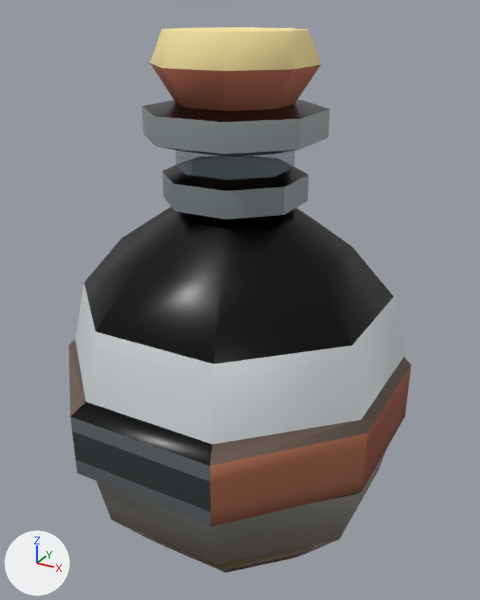
One commit to the glTF model asset-studio/catalogs/items/potions/potion_large_obsidian/potion_large_obsidian.glb: the scene before it, then after it.
The view is the same before and after, from a 50 mm lens placed at (0.648, -1.149, 1.156), pointed at (0.01, 0.013, 0.575). Arrows for +X, +Y and +Z are at lower left; the lights stay in place. The picture after the commit comes second. Vertices at exactly the same position are counted once.

The scene before the commit, as lines of its bpy script (objects in view):
```python
mat_potion_large_obsidian_3 = principled_material('potion_large_obsidian_3')
mat_potion_large_obsidian_3.texture = img_surface_palette
mat_potion_large_obsidian_3.metallic = 0.5
mat_potion_large_obsidian_3.roughness = 0.3
me_potion_large_obsidian = bpy.data.meshes.new('potion_large_obsidian')
me_potion_large_obsidian.from_pydata(...)  # 170 vertices, 336 faces; spans x -0.36..0.36, y -0.36..0.36, z 0.0..1.12
# faces by material slot: [134, 16, 32, 138, 16]
me_potion_large_obsidian.materials.append(mat_potion_large_obsidian_0)  # picture img_surface_palette
me_potion_large_obsidian.materials.append(mat_potion_large_obsidian_1)
me_potion_large_obsidian.materials.append(mat_potion_large_obsidian_2)  # picture img_surface_palette
me_potion_large_obsidian.materials.append(mat_potion_large_obsidian_3)  # picture img_surface_palette
me_potion_large_obsidian.materials.append(mat_potion_large_obsidian_4)
ob_item = bpy.data.objects.new('Item', me_potion_large_obsidian)
ob_item.location = (0.0, 0.0, 0.0)
```
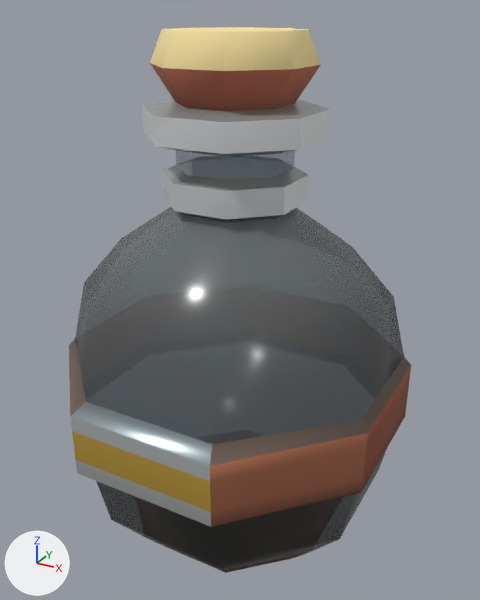
Changed parts and their boxes [x1, y1, x2, y2] in the pictures (480 x 600 px):
'Item', surface changed: [70, 83, 407, 571] in both
part 1 of me_potion_large_obsidian, surface changed: [70, 100, 404, 571] in both
part 2 of me_potion_large_obsidian, recoloured (darker): [75, 284, 404, 565] in both
part 3 of me_potion_large_obsidian, recoloured (black to grey): [84, 207, 394, 364] in both

What changed in the scene script:
```text
Change mat_potion_large_obsidian_3:
    where n0 = _N.new('ShaderNodeBsdfPrincipled'); n0.name = 'Principled BSDF'
    remove n0.inputs[1].default_value = 0.5  # 'Metallic'
    n0.inputs[2].default_value: 0.3 -> 0.2  # 'Roughness'
    add n3 = _N.new('ShaderNodeMath'); n3.name = 'Math'
    add n3.operation = 'MULTIPLY'
    add n3.inputs[1].default_value = 0.38  # 'Value'
    where n2 = _N.new('ShaderNodeTexImage'); n2.name = 'Image Texture'
    add _L.new(n3.outputs[0], n0.inputs[4])  # 'Value' to 'Alpha'
    add _L.new(n2.outputs[1], n3.inputs[0])  # 'Alpha' to 'Value'
Change me_potion_large_obsidian:
    where me_potion_large_obsidian.from_pydata(...)  # 170 vertices, 336 faces; spans x -0.36..0.36, y -0.36..0.36, z 0.0..1.12
    used by ob_item; location = (0.0, 0.0, 0.0)
    me_potion_large_obsidian part 1: 186 kept faces spanning x -0.344..0.344, y -0.36..0.344, z 0.06..0.989 get new texture (UV) coordinates
    me_potion_large_obsidian part 2: 32 faces spanning x -0.344..0.344, y -0.328..0.344, z 0.153..0.6 switch from mat_potion_large_obsidian_2 (picture img_surface_palette) to mat_potion_large_obsidian_1
    me_potion_large_obsidian part 3: 32 faces spanning x -0.312..0.312, y -0.297..0.313, z 0.6..0.787 switch from mat_potion_large_obsidian_3 (picture img_surface_palette) to mat_potion_large_obsidian_1
    remove me_potion_large_obsidian.materials.append(mat_potion_large_obsidian_4)
```
